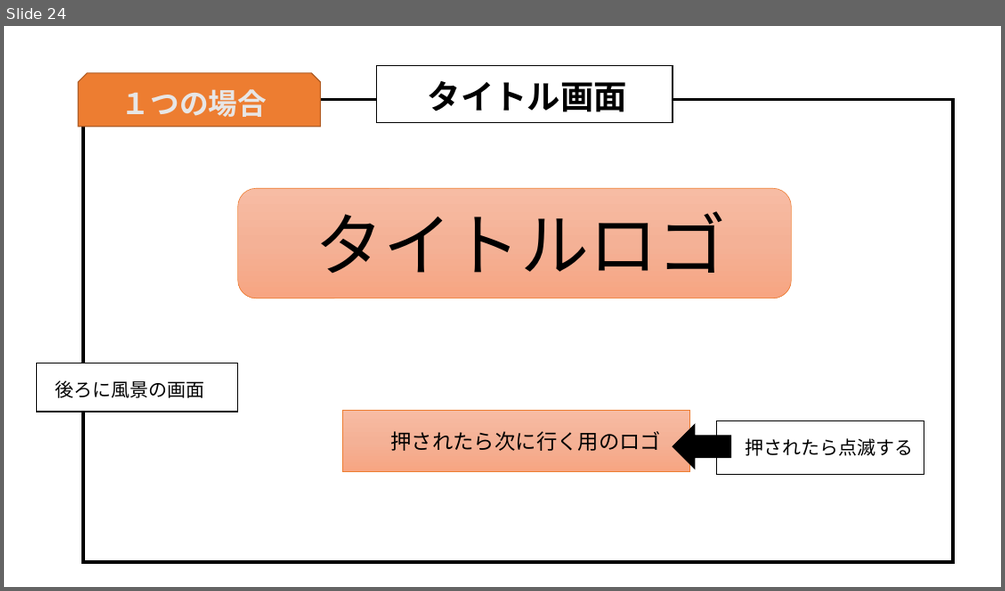
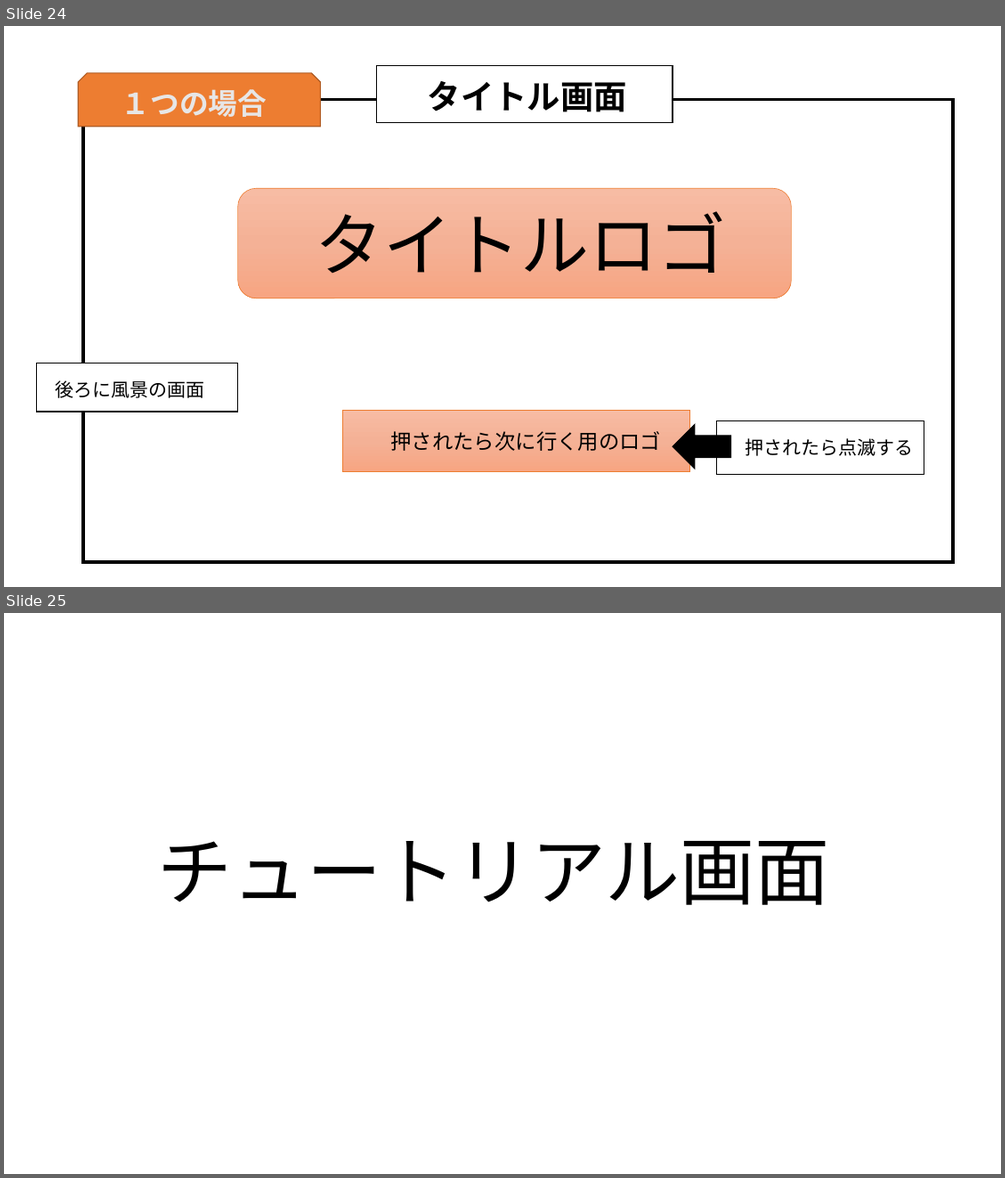
Before and after one commit to MizukiKato0416/sotsugyou_time_kato, a slide deck: 卒業制作_大元_ミニゲーム大全（仮）.pptx. Shown one above the other, each under a label of ours: slide 24 before the commit, slides 24 and 25 after it. The pictures are 1005x591 and 1005x1178 pixels, drawn with LibreOffice and Linux fonts; fonts in the diff are those of the drawing. Boxes give left, top, right and bottom in pixels: in the first picture for what was removed or moved away, otherwise in the second. Text is boxed around its words. In the diff, an @@ line names an element or a change of style, - is before the commit and + after.

```diff
--- a/卒業制作_大元_ミニゲーム大全（仮）.pptx
+++ b/卒業制作_大元_ミニゲーム大全（仮）.pptx
@@ slide 25 added at box(4, 613, 1001, 1174), background #FFFFFF @@
@@ title added at box(158, 841, 830, 905), 72 pt, text #000000 @@
+チュートリアル画面
```
Also in this commit, not shown: 1 slide changed, 4 other slides added, 1 other file.
